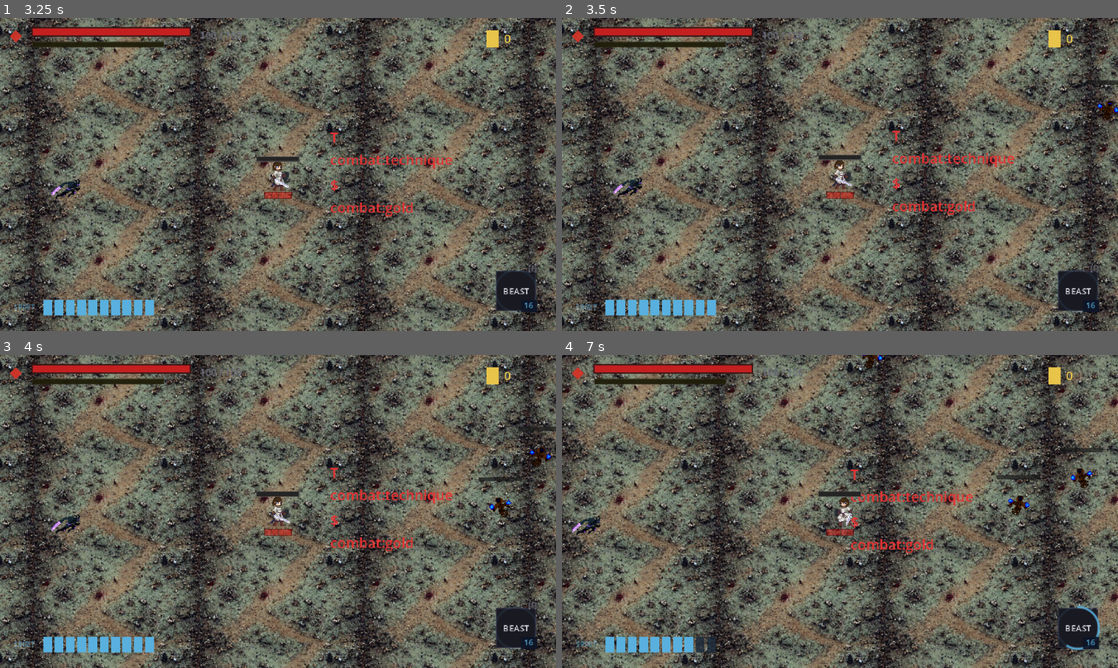
Above: before the commit, frames 1-4 (two rows, left to right).
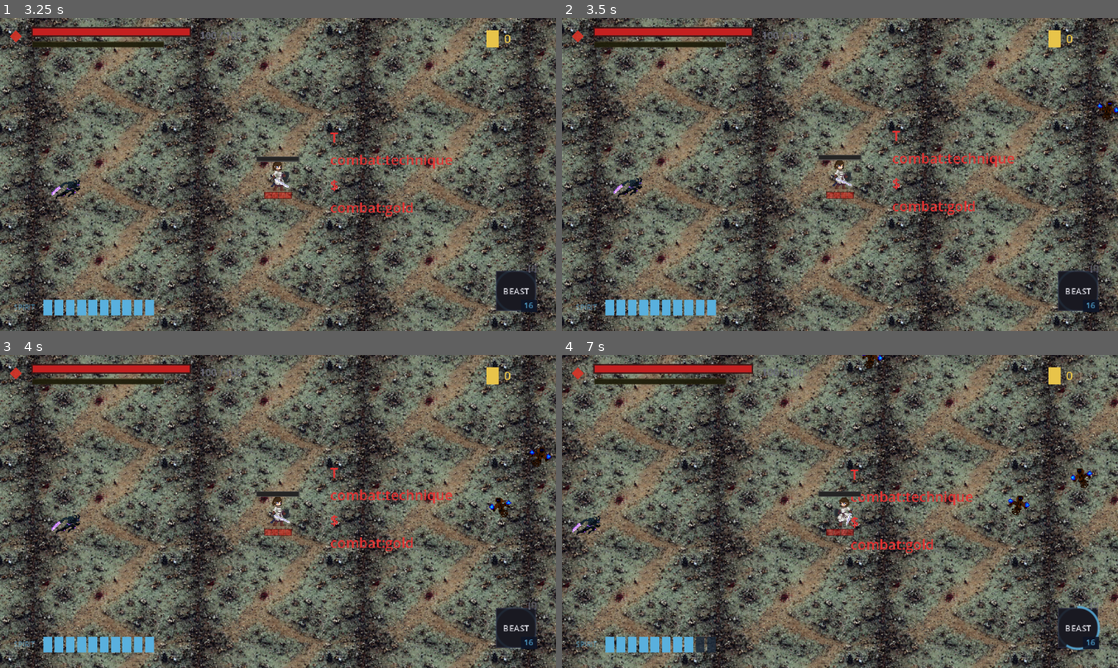
Above: after the commit, the same moments.

Repository: seancl8611/oathbound
Game: Godot game, scene res://TitleScreen/menu.tscn
Two runs of this game, one before a commit and one after it. Both use one fixed random seed, a clock stepped at 60 frames per second and the inputs below. Sound files missing from this copy of the repository are replaced by a short silence.
Inputs (mouse positions are in pixels of both pictures, inside the frame that each line leads up to):
- Up to frame 1 (3.25 s): click "New Game" at 0.5 s; click "Slot 1 • 0h 00m First Attempt…" at 1.25 s; click "Cancel" at 2 s; click "Slot 2 Empty" at 2.75 s
- Up to frame 2 (3.5 s): no input
- Up to frame 3 (4 s): tap Enter (ui_accept) at 3.5, 3.77 s; move the mouse to (400, 495) at 3.52 s; press the mouse at (400, 495) at 3.53 s; hold D (right) from 3.53 s (still down); tap F (prosthetic) at 3.8 s
- Up to frame 4 (7 s): release D (right) at 4.25 s; release the mouse at (962, 495) at 4.25 s; drag from (728, 527) to (1101, 464) at 4.27 s; move the mouse to (895, 442) at 5.02 s; press the mouse at (895, 442) at 5.03 s; hold D (right) 5.03-5.75 s; tap F (prosthetic) at 5.3 s; release the mouse at (895, 442) at 5.75 s; drag from (812, 574) to (1062, 470) at 5.77 s; move the mouse to (1006, 558) at 6.52 s; hold A (left) from 6.53 s (still down); hold F (prosthetic) from 6.53 s (still down); tap E (execute_finisher) at 6.6 s; tap Enter (ui_accept) at 6.77 s

Frame 1 is identical in both runs. In frame 2, less than 0.1% of the frame differs, in the area x 94-100%, y 19-22%; in frame 3, 0.1%; in frame 4, 0.2%, in the area x 78-98%, y 29-40%.

Commit message:
Keep Hushiro posture bar synchronized

Diff:
--- a/game/oathbound/Utility/HushiroEnemyContract.gd
+++ b/game/oathbound/Utility/HushiroEnemyContract.gd
@@ -13,6 +13,7 @@
 const POSTURE_BREAK_DURATION: float = 2.5
 const POSTURE_BREAK_RESET_RATIO: float = 0.50
 const POSTURE_BREAK_RUNTIME = preload("res://Utility/HushiroPostureBreakRuntime.gd")
+const POSTURE_READABILITY_RUNTIME = preload("res://Utility/HushiroPostureReadabilityRuntime.gd")
 const HOUND_COMBAT_RUNTIME = preload("res://Utility/HushiroHoundCombatRuntime.gd")
 
 # BlightedHound still contains an imported local posture-break trigger. The shared
@@ -99,6 +100,7 @@
 		combat.set("_posture", 0.0)
 
 	_attach_posture_break_runtime(enemy, key)
+	_attach_posture_readability_runtime(enemy)
 	if key == "hound":
 		_attach_hound_combat_runtime(enemy)
 
@@ -112,6 +114,7 @@
 			"posture_recover_rate": POSTURE_RECOVER_RATE,
 			"posture_break_duration": POSTURE_BREAK_DURATION,
 			"posture_break_runtime": true,
+			"posture_readability_runtime": true,
 			"hound_shared_posture_bridge": key == "hound",
 		})
 
@@ -143,6 +146,16 @@
 	enemy.add_child(runtime)
 
 
+static func _attach_posture_readability_runtime(enemy: Node) -> void:
+	if enemy.get_node_or_null("HushiroPostureReadabilityRuntime") != null:
+		return
+	var runtime: Node = POSTURE_READABILITY_RUNTIME.new()
+	runtime.name = "HushiroPostureReadabilityRuntime"
+	if runtime.has_method("configure"):
+		runtime.call("configure", enemy)
+	enemy.add_child(runtime)
+
+
 static func _attach_hound_combat_runtime(enemy: Node) -> void:
 	if enemy.get_node_or_null("HushiroHoundCombatRuntime") != null:
 		return
